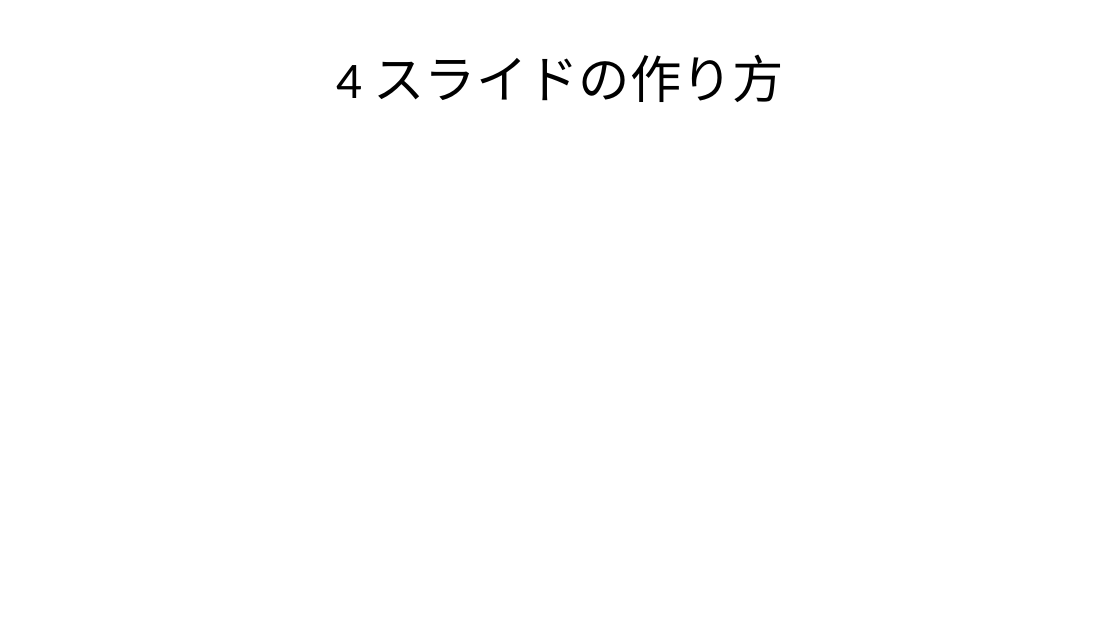
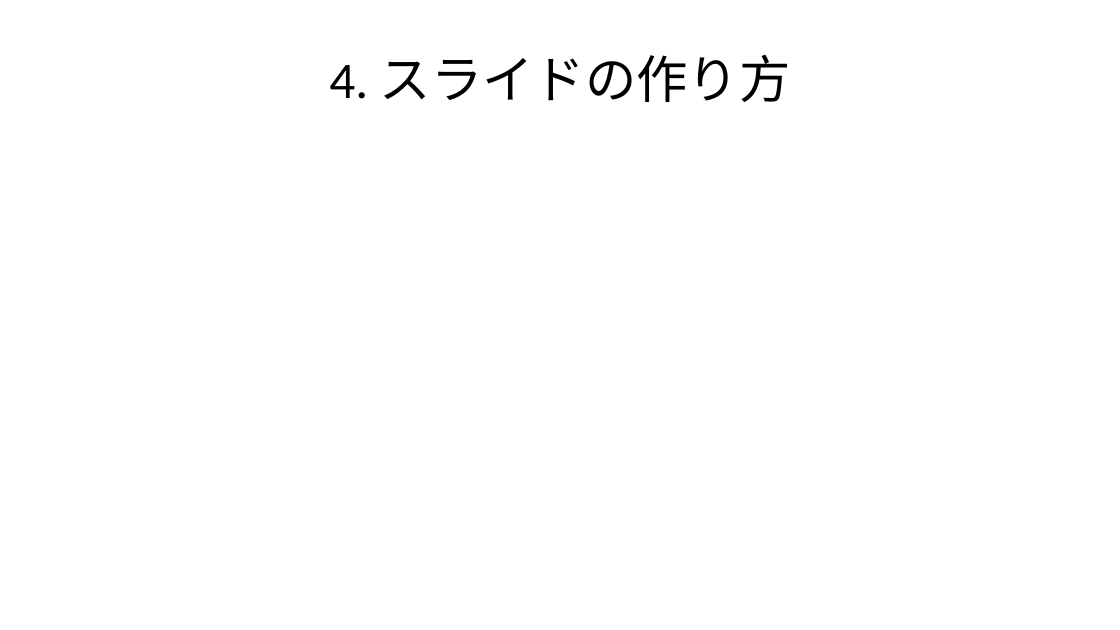
Before and after one commit to 162348/162348.github.io, a slide deck: slide 6 of docs/posts/2023/Lifestyle/QuartoBasics.pptx. Drawn at 1120x630 pixels with LibreOffice and Linux fonts; fonts in the diff are those of the drawing. Boxes give left, top, right and bottom in pixels: in the first picture for what was removed or moved away, otherwise in the second. Text is boxed around its words. In the diff, an @@ line names an element or a change of style, - is before the commit and + after.

```diff
--- a/docs/posts/2023/Lifestyle/QuartoBasics.pptx
+++ b/docs/posts/2023/Lifestyle/QuartoBasics.pptx
@@ title at bbox=[329, 55, 791, 102]: text changed @@
-4 スライドの作り方
+4. スライドの作り方
```
Also in this commit, not shown: 3 other slides changed, 25 other files.
